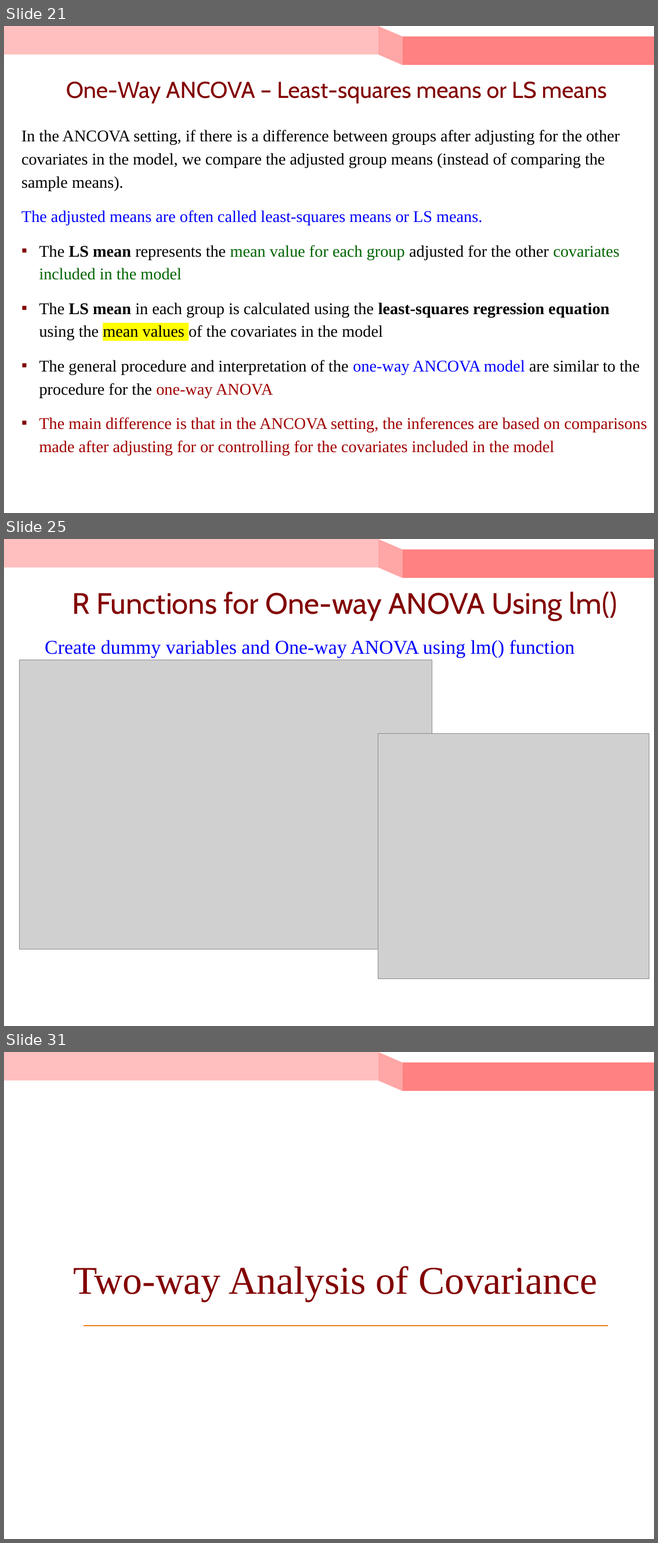
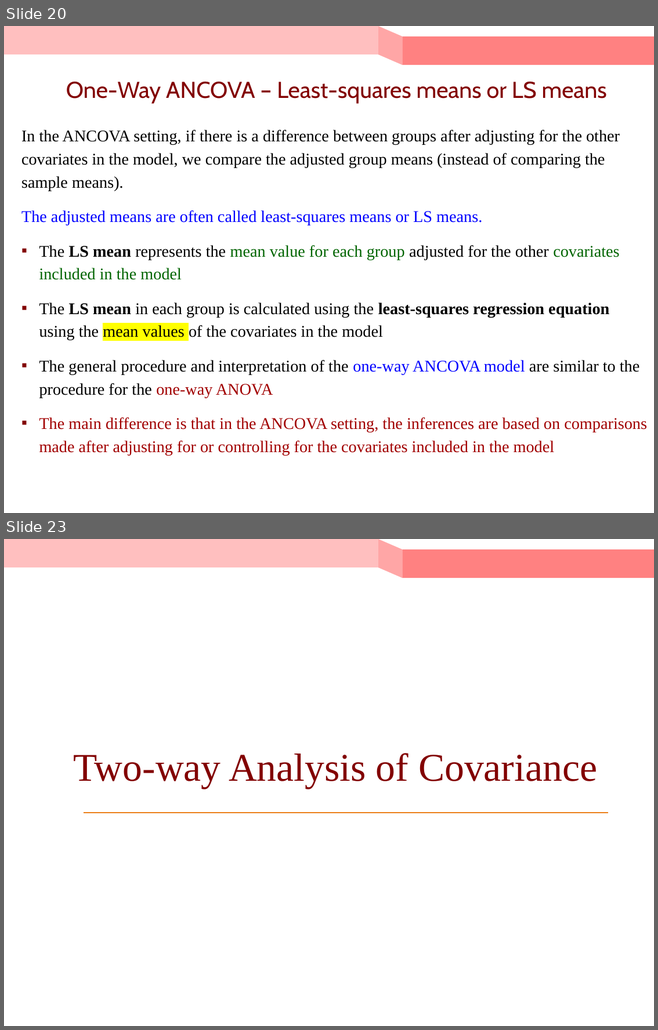
Before and after one commit to KuroTaiga/MSCS_BU, a slide deck: CS555/L10/Lecture 10_ANOVA and ANCOVA.pptx. Shown one above the other, each under a label of ours: slides 21, 25 and 31 before the commit, slides 20 and 23 after it; the slides between them are not shown. The pictures are 658x1543 and 658x1030 pixels, drawn with LibreOffice and Linux fonts; fonts in the diff are those of the drawing; grey boxes stand for pictures. Boxes give left, top, right and bottom in pixels: in the first picture for what was removed or moved away, otherwise in the second. Text is boxed around its words. In the diff, an @@ line names an element or a change of style, - is before the commit and + after.

```diff
--- a/CS555/L10/Lecture 10_ANOVA and ANCOVA.pptx
+++ b/CS555/L10/Lecture 10_ANOVA and ANCOVA.pptx
@@ slide 25 removed at [4, 539, 654, 1026], background #FFFFFF; not listed: 3 template elements that a slide beside it also shows @@
@@ title removed at [72, 592, 617, 621] @@
-R Functions for One-way ANOVA Using lm()
@@ text removed at [45, 640, 575, 658] @@
-Create dummy variables and One-way ANOVA using lm() function
@@ picture removed at [19, 660, 432, 950] @@
@@ picture removed at [378, 733, 650, 979] @@
@@ what was slide 21 is now slide 20 @@
@@ what was slide 31 is now slide 23 @@
```
Also in this commit, not shown: 8 slides changed, 1 slide added, 10 other slides removed, 19 other files.
